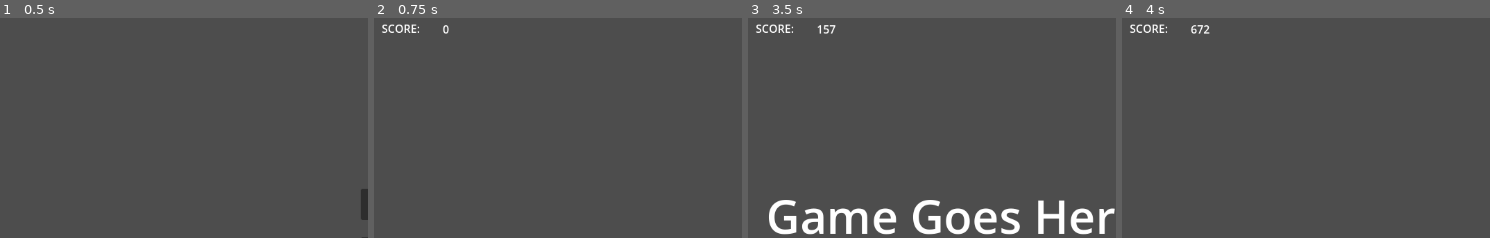
Above: before the commit, frames 1-4 (left to right).
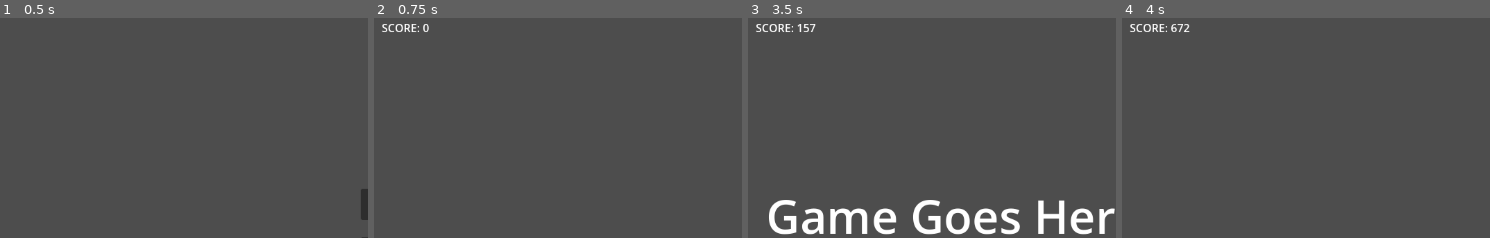
Above: after the commit, the same moments.

Repository: red-star-fighter/Test-Game-Project-2
Game: Godot game, scene res://Main Menu.tscn
Two runs of this game, one before a commit and one after it. Both use one fixed random seed, a clock stepped at 60 frames per second and the inputs below.
Inputs:
- Up to frame 1 (0.5 s): no input
- Up to frame 2 (0.75 s): click "Play" at 0.5 s
- Up to frame 3 (3.5 s): tap Enter at 1.25 s; hold D (moveRight) 1.28-2.78 s; tap Space (jump) at 1.52, 2.27 s; hold A (moveLeft) from 2.78 s (still down)
- Up to frame 4 (4 s): release A (moveLeft) at 3.53 s; hold D (moveRight) from 3.53 s (still down); tap Space (jump) at 3.77 s
The pictures show only the part of the screen within x 0-50%, y 0-50%; the shares and areas given below are measured in that part.

Frame 1 is identical in both runs. In frame 2, 0.3% of the frame differs, in the area x 2-21%, y 2-8%; in frame 3, 0.4%; in frame 4, 0.4%, in the area x 2-24%, y 2-8%.

Commit message:
Change label and remove CollisionShape2D script

Diff:
--- a/Player/CollisionShape2D.gd
+++ /dev/null
@@ -1,13 +0,0 @@
-extends CollisionShape2D
-
-var score = 0
-
-# Called when the node enters the scene tree for the first time.
-func _ready():
-	pass # Replace with function body.
-
-
-# Called every frame. 'delta' is the elapsed time since the previous frame.
-func _process(delta):
-	score = self.global_transform.origin.y
-	pass
--- a/Player/Label.gd
+++ b/Player/Label.gd
@@ -5,7 +5,7 @@
 
 # Called when the node enters the scene tree for the first time.
 func _ready():
-	self.text = "0"
+	self.text = "SCORE: 0"
 
 
 # Called every frame. 'delta' is the elapsed time since the previous frame.
@@ -13,5 +13,4 @@
 	# Checks player score and updates max score.
 	if player.global_transform.origin.y > int(score):
 		score = str(int(player.global_transform.origin.y))
-		self.text = score
-	pass
+		self.text = "SCORE: " + score
--- a/Player/Player.tscn
+++ b/Player/Player.tscn
@@ -1,8 +1,7 @@
-[gd_scene load_steps=20 format=3 uid="uid://cdj1dk2txixxl"]
+[gd_scene load_steps=18 format=3 uid="uid://cdj1dk2txixxl"]
 
 [ext_resource type="Script" path="res://Player/Player.gd" id="1_yg2wf"]
 [ext_resource type="Texture2D" uid="uid://b1e252ki55kup" path="res://Player/Player sheet 4.png" id="2_2gmu1"]
-[ext_resource type="Script" path="res://Player/CollisionShape2D.gd" id="2_o8lsh"]
 [ext_resource type="Texture2D" uid="uid://djule0hnqeyv5" path="res://Player/Player sheet 3.png" id="2_v6jed"]
 [ext_resource type="Texture2D" uid="uid://csq1xbunt017i" path="res://Player/Player sheet 2.png" id="3_mj4rd"]
 [ext_resource type="Texture2D" uid="uid://clrklelx272t8" path="res://Player/Player sheet.png" id="4_qfbag"]
@@ -61,23 +60,6 @@
 "name": &"Run",
 "speed": 5.0
 }]
-
-[sub_resource type="GDScript" id="GDScript_g3lyl"]
-script/source = "extends RichTextLabel
-
-@onready var player = get_node(\"../..\")
-
-# Called when the node enters the scene tree for the first time.
-func _ready():
-	self.text = \"SCORE: \"
-	pass # Replace with function body.
-
-
-# Called every frame. 'delta' is the elapsed time since the previous frame.
-func _process(_delta):
-	self.text = \"SCORE: \"
-	pass
-"
 
 [sub_resource type="Animation" id="Animation_r46dd"]
 resource_name = "Fall"
@@ -209,7 +191,6 @@
 [node name="CollisionShape2D" type="CollisionShape2D" parent="."]
 position = Vector2(10.5, -40)
 shape = SubResource("RectangleShape2D_ugk81")
-script = ExtResource("2_o8lsh")
 
 [node name="AnimatedSprite2D" type="AnimatedSprite2D" parent="."]
 position = Vector2(11, -40)
@@ -220,14 +201,6 @@
 [node name="Camera2D" type="Camera2D" parent="."]
 offset = Vector2(0, -140)
 
-[node name="ScoreCounter" type="RichTextLabel" parent="Camera2D"]
-offset_left = -562.0
-offset_top = -449.0
-offset_right = -493.0
-offset_bottom = -420.0
-text = "SCORE: "
-script = SubResource("GDScript_g3lyl")
-
 [node name="AnimationPlayer" type="AnimationPlayer" parent="."]
 libraries = {
 "": SubResource("AnimationLibrary_6q4ge")
@@ -236,9 +209,9 @@
 [node name="AnimationTree" type="AnimationTree" parent="."]
 
 [node name="Score" type="Label" parent="."]
-offset_left = -474.0
-offset_top = -448.0
-offset_right = -289.0
-offset_bottom = -351.0
-text = "0000000"
+offset_left = -562.0
+offset_top = -450.0
+offset_right = -377.0
+offset_bottom = -353.0
+text = "SCORE: 00000"
 script = ExtResource("7_yn208")
